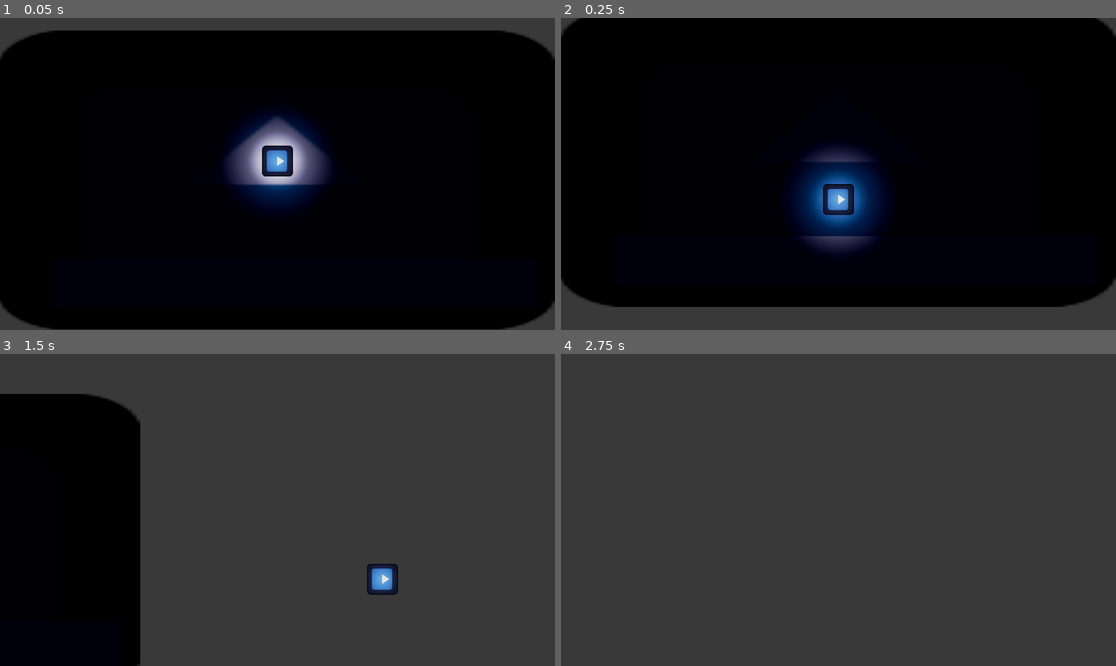
Above: before the commit, frames 1-4 (two rows, left to right).
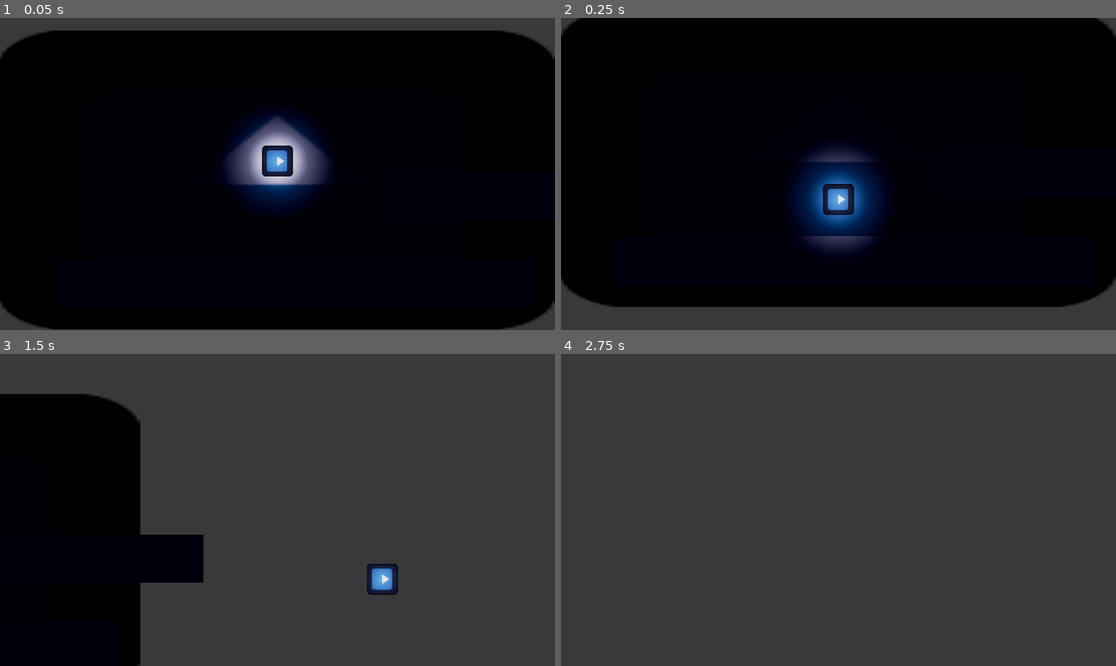
Above: after the commit, the same moments.

Repository: Awesum-Possum/OrbitalGameJam6
Game: Godot game, scene res://initial_scene.tscn
The game is run twice, just before and just after one commit, with the same random seed, the same clock (stepped at 60 frames per second) and the same inputs. The engine's default icon, where the game draws it, is replaced by a stand-in: a white triangle on a blue panel in a dark square.
Inputs:
- Up to frame 1 (0.05 s): no input
- Up to frame 2 (0.25 s): no input
- Up to frame 3 (1.5 s): hold D (walk_right) from 0.53 s (still down); tap W (jump) at 0.6, 0.77, 1.07, 1.35 s
- Up to frame 4 (2.75 s): tap W (jump) at 1.52, 1.82, 2.1 s; release D (walk_right) at 2.03 s; hold A (walk_left) from 2.03 s (still down)

The runs differ from the first frame. In frame 3, 1.8% of the frame differs, in the area x 25-37%, y 57-74%; in frame 4, nothing differs.

Commit message:
Add jump platform

Diff:
--- a/initial_scene.tscn
+++ b/initial_scene.tscn
@@ -1,7 +1,8 @@
-[gd_scene load_steps=8 format=3 uid="uid://c62xka6a8jhtp"]
+[gd_scene load_steps=9 format=3 uid="uid://c62xka6a8jhtp"]
 
 [ext_resource type="Texture2D" uid="uid://rjyr661ehjad" path="res://icon.svg" id="1_tgnor"]
 [ext_resource type="PackedScene" uid="uid://csvwlhcc36hyr" path="res://player.tscn" id="1_v77as"]
+[ext_resource type="PackedScene" uid="uid://bv35v55dwva35" path="res://jump_platform.tscn" id="3_xpefr"]
 
 [sub_resource type="QuadMesh" id="QuadMesh_nh1hs"]
 size = Vector2(1000, 100)
@@ -30,7 +31,7 @@
 scale = Vector2(9.03125, 4.85156)
 texture = ExtResource("1_tgnor")
 
-[node name="Player" parent="." instance=ExtResource("1_v77as")]
+[node name="Player" parent="." groups=["player"] instance=ExtResource("1_v77as")]
 position = Vector2(575, 302)
 friction = 0.2
 
@@ -44,9 +45,13 @@
 [node name="CollisionShape2D" type="CollisionShape2D" parent="Platform"]
 position = Vector2(-0.5, 1.5)
 shape = SubResource("RectangleShape2D_fi7y5")
+debug_color = Color(0, 0.6, 0.701961, 0.419608)
 
 [node name="Darkness" type="CanvasModulate" parent="."]
 color = Color(0.0392157, 0.0352941, 0.152941, 1)
 
 [node name="WorldEnvironment" type="WorldEnvironment" parent="."]
 environment = SubResource("Environment_dstd6")
+
+[node name="JumpPlatform" parent="." instance=ExtResource("3_xpefr")]
+position = Vector2(1033, 347)
--- /dev/null
+++ b/jump_platform.gd
@@ -0,0 +1,9 @@
+extends Area2D
+
+## The force applied to the player when jumping.
+@export var jump_force = 1000
+
+
+func _on_body_entered(body: Node2D) -> void:
+	if body is Player:
+		body.jump(jump_force)
--- /dev/null
+++ b/jump_platform.tscn
@@ -0,0 +1,29 @@
+[gd_scene load_steps=4 format=3 uid="uid://bv35v55dwva35"]
+
+[ext_resource type="Script" path="res://jump_platform.gd" id="1_vvpke"]
+
+[sub_resource type="RectangleShape2D" id="RectangleShape2D_3oemh"]
+size = Vector2(500, 1)
+
+[sub_resource type="QuadMesh" id="QuadMesh_sg7td"]
+size = Vector2(500, 100)
+
+[node name="StaticBody2D" type="StaticBody2D"]
+
+[node name="JumpArea" type="Area2D" parent="."]
+script = ExtResource("1_vvpke")
+jump_force = 2000
+
+[node name="CollisionShape2D" type="CollisionShape2D" parent="JumpArea"]
+position = Vector2(0, -47)
+shape = SubResource("RectangleShape2D_3oemh")
+debug_color = Color(0.992157, 0, 0.243137, 0.419608)
+
+[node name="MeshInstance2D" type="MeshInstance2D" parent="."]
+mesh = SubResource("QuadMesh_sg7td")
+
+[node name="CollisionShape2D" type="CollisionShape2D" parent="."]
+shape = SubResource("RectangleShape2D_3oemh")
+debug_color = Color(0, 0.6, 0.701961, 0.419608)
+
+[connection signal="body_entered" from="JumpArea" to="JumpArea" method="_on_body_entered"]
--- a/player.gd
+++ b/player.gd
@@ -1,4 +1,4 @@
-extends CharacterBody2D
+class_name Player extends CharacterBody2D
 
 @export var speed = 1200
 @export var gravity = 4000
@@ -24,3 +24,10 @@
 		velocity.x = lerp(velocity.x, 0.0, friction)
 
 	move_and_slide()
+
+
+## Makes the player jump.
+## @param force: The force of the jump.
+func jump(force: int = 100):
+	velocity.y = -force
+	move_and_slide()
